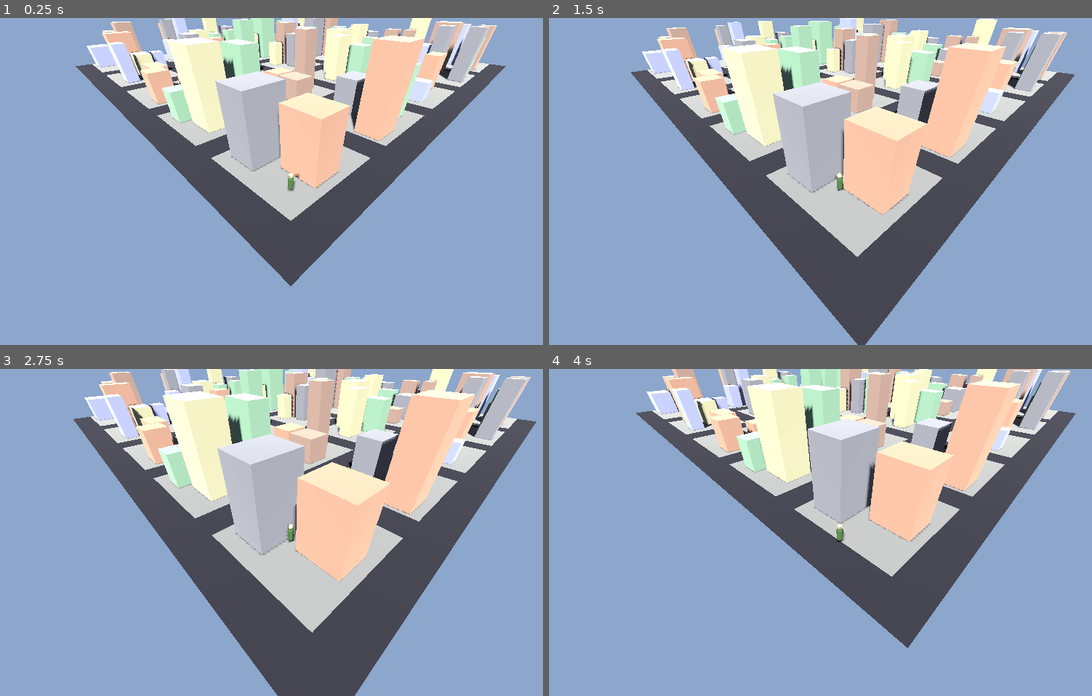
Above: before the commit, frames 1-4 (two rows, left to right).
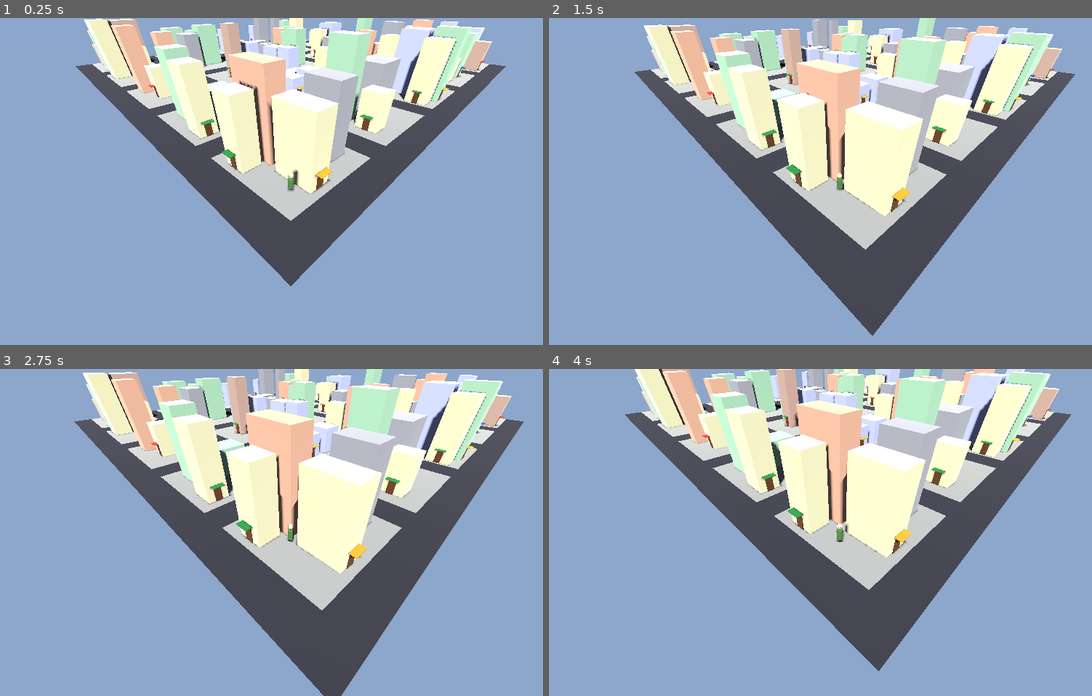
Above: after the commit, the same moments.

Repository: shaoqian2001/vibe-zombie
Game: Godot game, scene res://scenes/Main.tscn
Same seed, same stepped clock (60 frames per second), same inputs: the game is played once before the commit and once after it.
Inputs:
- Up to frame 1 (0.25 s): no input
- Up to frame 2 (1.5 s): hold E (interact, bound only after the commit) 0.53-1.28 s; hold W (move_forward) from 0.53 s (still down); tap E (interact, bound only after the commit) at 1.35 s
- Up to frame 3 (2.75 s): release W (move_forward) at 2.03 s; hold A (move_left) from 2.03 s (still down); hold E (interact, bound only after the commit) from 2.03 s (still down)
- Up to frame 4 (4 s): release E (interact, bound only after the commit) at 2.78 s; tap E (interact, bound only after the commit) at 2.85 s; release A (move_left) at 3.53 s; hold S (move_backward) from 3.53 s (still down); hold E (interact, bound only after the commit) from 3.53 s (still down)

The runs differ from the first frame. In frame 1, 21% of the frame differs, in the area x 15-92%, y 0-54%; in frame 2, 26%; in frame 3, 34%, in the area x 13-99%, y 0-100%; in frame 4, 32%.

Commit message:
feat: add building entrances and procedural interiors
Each building now has a visible entrance door (with colored awning) placed
on the face closest to the nearest road. Players can press E near a door
to enter the building, which transitions to a procedural interior scene.

Five building types with unique furnishings:
- Convenience Store (shelves, counter, fridge)
- Apartment (bed, table, bookshelf, kitchen counter)
- Office (desks, monitors, chairs, filing cabinets)
- Warehouse (crates, shelf racks, barrels, pallets)
- Diner (counter with stools, booth seating, kitchen window)

Press E again inside to exit back to the outdoor world.

https://claude.ai/code/session_01DHWiNhD45CF2HdxzgtBsHD

Diff:
--- a/project.godot
+++ b/project.godot
@@ -37,6 +37,10 @@
 "deadzone": 0.5,
 "events": [Object(InputEventKey,"resource_local_to_scene":false,"resource_name":"","device":-1,"window_id":0,"alt_press …(498 unchanged characters)…
 }
+interact={
+"deadzone": 0.5,
+"events": [Object(InputEventKey,"resource_local_to_scene":false,"resource_name":"","device":-1,"window_id":0,"alt_pressed":false,"shift_pressed":false,"ctrl_pressed":false,"meta_pressed":false,"pressed":false,"keycode":0,"physical_keycode":69,"key_label":0,"unicode":101,"location":0,"echo":false,"script":null)]
+}
 
 [rendering]
 
--- /dev/null
+++ b/scripts/building_interior.gd
@@ -0,0 +1,322 @@
+extends Node3D
+
+## Generates a procedural interior for a building when the player enters.
+##
+## Each building type has a unique layout: walls, floor, ceiling, and furniture
+## arranged to give each shop/room a distinct feel.
+
+enum BuildingType { CONVENIENCE_STORE, APARTMENT, OFFICE, WAREHOUSE, DINER }
+
+const WALL_COLOR     := Color(0.85, 0.83, 0.78)
+const FLOOR_COLOR    := Color(0.45, 0.40, 0.35)
+const CEILING_COLOR  := Color(0.90, 0.88, 0.85)
+const DOOR_COLOR     := Color(0.35, 0.22, 0.12)
+
+# Furniture palettes per building type
+const SHELF_COLOR    := Color(0.55, 0.40, 0.25)  # wood shelves
+const COUNTER_COLOR  := Color(0.60, 0.58, 0.55)  # grey counter
+const DESK_COLOR     := Color(0.50, 0.38, 0.28)  # office desk
+const CRATE_COLOR    := Color(0.62, 0.50, 0.30)  # warehouse crate
+const BOOTH_COLOR    := Color(0.65, 0.18, 0.15)  # diner booth red
+const FRIDGE_COLOR   := Color(0.80, 0.82, 0.85)  # white fridge
+const TABLE_COLOR    := Color(0.48, 0.35, 0.22)  # diner table
+
+var building_type: BuildingType
+var interior_width: float
+var interior_depth: float
+var interior_height: float
+
+# The exit door Area3D for detecting when player wants to leave
+var exit_area: Area3D
+
+func setup(type: BuildingType, w: float, d: float, h: float) -> void:
+	building_type = type
+	interior_width = maxf(w, 4.0)
+	interior_depth = maxf(d, 4.0)
+	interior_height = maxf(h, 3.5)
+	_generate_interior()
+
+func _generate_interior() -> void:
+	_create_floor()
+	_create_ceiling()
+	_create_walls()
+	_create_exit_door()
+	_create_interior_light()
+
+	match building_type:
+		BuildingType.CONVENIENCE_STORE:
+			_furnish_convenience_store()
+		BuildingType.APARTMENT:
+			_furnish_apartment()
+		BuildingType.OFFICE:
+			_furnish_office()
+		BuildingType.WAREHOUSE:
+			_furnish_warehouse()
+		BuildingType.DINER:
+			_furnish_diner()
+
+# ------------------------------------------------------------------
+# Structural elements
+# ------------------------------------------------------------------
+
+func _create_floor() -> void:
+	_add_box(
+		Vector3(0.0, 0.0, 0.0),
+		Vector3(interior_width, 0.05, interior_depth),
+		FLOOR_COLOR, true
+	)
+
+func _create_ceiling() -> void:
+	_add_box(
+		Vector3(0.0, interior_height, 0.0),
+		Vector3(interior_width, 0.05, interior_depth),
+		CEILING_COLOR, false
+	)
+
+func _create_walls() -> void:
+	var h := interior_height
+	var w := interior_width
+	var d := interior_depth
+	var thickness := 0.15
+
+	# Back wall (far -Z side)
+	_add_box(Vector3(0.0, h * 0.5, -d * 0.5), Vector3(w, h, thickness), WALL_COLOR, true)
+	# Left wall (-X side)
+	_add_box(Vector3(-w * 0.5, h * 0.5, 0.0), Vector3(thickness, h, d), WALL_COLOR, true)
+	# Right wall (+X side)
+	_add_box(Vector3(w * 0.5, h * 0.5, 0.0), Vector3(thickness, h, d), WALL_COLOR, true)
+
+	# Front wall with gap for exit door (+Z side)
+	var door_width := 1.2
+	var door_height := 2.2
+	# Left section of front wall
+	var left_w := (w - door_width) * 0.5
+	if left_w > 0.1:
+		_add_box(
+			Vector3(-door_width * 0.5 - left_w * 0.5, h * 0.5, d * 0.5),
+			Vector3(left_w, h, thickness),
+			WALL_COLOR, true
+		)
+	# Right section of front wall
+	if left_w > 0.1:
+		_add_box(
+			Vector3(door_width * 0.5 + left_w * 0.5, h * 0.5, d * 0.5),
+			Vector3(left_w, h, thickness),
+			WALL_COLOR, true
+		)
+	# Section above door
+	var above_h := h - door_height
+	if above_h > 0.1:
+		_add_box(
+			Vector3(0.0, door_height + above_h * 0.5, d * 0.5),
+			Vector3(door_width, above_h, thickness),
+			WALL_COLOR, true
+		)
+
+func _create_exit_door() -> void:
+	var d := interior_depth
+	# Visual door frame
+	_add_box(
+		Vector3(0.0, 1.1, d * 0.5 + 0.1),
+		Vector3(1.2, 2.2, 0.08),
+		DOOR_COLOR, false
+	)
+
+	# Exit trigger area (player walks into this to leave)
+	exit_area = Area3D.new()
+	exit_area.name = "ExitArea"
+	var cs := CollisionShape3D.new()
+	var shp := BoxShape3D.new()
+	shp.size = Vector3(1.4, 2.4, 1.0)
+	cs.shape = shp
+	exit_area.add_child(cs)
+	exit_area.position = Vector3(0.0, 1.2, d * 0.5 + 0.5)
+	add_child(exit_area)
+
+func _create_interior_light() -> void:
+	# Overhead point light
+	var light := OmniLight3D.new()
+	light.position = Vector3(0.0, interior_height - 0.3, 0.0)
+	light.light_energy = 2.5
+	light.omni_range = maxf(interior_width, interior_depth) * 1.2
+	light.shadow_enabled = true
+	add_child(light)
+
+	# A second fill light for larger rooms
+	if interior_width > 5.0 or interior_depth > 5.0:
+		var fill := OmniLight3D.new()
+		fill.position = Vector3(interior_width * 0.25, interior_height - 0.3, -interior_depth * 0.25)
+		fill.light_energy = 1.5
+		fill.omni_range = maxf(interior_width, interior_depth) * 0.8
+		add_child(fill)
+
+# ------------------------------------------------------------------
+# Furniture: Convenience Store
+# ------------------------------------------------------------------
+
+func _furnish_convenience_store() -> void:
+	var w := interior_width
+	var d := interior_depth
+
+	# Checkout counter near the front-right
+	_add_box(Vector3(w * 0.3, 0.5, d * 0.25), Vector3(1.8, 1.0, 0.6), COUNTER_COLOR, true)
+
+	# Cash register on counter
+	_add_box(Vector3(w * 0.3, 1.05, d * 0.25), Vector3(0.4, 0.3, 0.35), Color(0.15, 0.15, 0.15), false)
+
+	# Rows of shelves
+	var shelf_rows := int(maxf(2, floorf(d / 2.5)))
+	for i in range(shelf_rows):
+		var z_pos := -d * 0.35 + i * (d * 0.5 / shelf_rows)
+		# Left shelf row
+		_add_box(Vector3(-w * 0.25, 0.75, z_pos), Vector3(0.5, 1.5, 1.6), SHELF_COLOR, true)
+		# Right shelf row (not on first row to leave aisle space)
+		if i > 0:
+			_add_box(Vector3(w * 0.05, 0.75, z_pos), Vector3(0.5, 1.5, 1.6), SHELF_COLOR, true)
+
+	# Refrigerator along back wall
+	_add_box(Vector3(0.0, 1.0, -d * 0.45), Vector3(w * 0.7, 2.0, 0.5), FRIDGE_COLOR, true)
+
+	# Small sign above door (interior side)
+	_add_box(Vector3(0.0, 2.5, d * 0.45), Vector3(1.5, 0.3, 0.05), Color(0.9, 0.2, 0.15), false)
+
+# ------------------------------------------------------------------
+# Furniture: Apartment
+# ------------------------------------------------------------------
+
+func _furnish_apartment() -> void:
+	var w := interior_width
+	var d := interior_depth
+
+	# Bed against back wall
+	_add_box(Vector3(-w * 0.25, 0.3, -d * 0.35), Vector3(1.6, 0.6, 2.0), Color(0.45, 0.35, 0.55), true)
+	# Pillow
+	_add_box(Vector3(-w * 0.25, 0.65, -d * 0.42), Vector3(0.6, 0.15, 0.4), Color(0.85, 0.85, 0.85), false)
+
+	# Small table
+	_add_box(Vector3(w * 0.2, 0.4, -d * 0.1), Vector3(0.8, 0.8, 0.8), TABLE_COLOR, true)
+
+	# Chair
+	_add_box(Vector3(w * 0.2, 0.25, d * 0.1), Vector3(0.5, 0.5, 0.5), Color(0.50, 0.30, 0.20), true)
+
+	# Bookshelf on left wall
+	_add_box(Vector3(-w * 0.42, 0.9, d * 0.1), Vector3(0.35, 1.8, 1.0), SHELF_COLOR, true)
+
+	# Kitchen counter on right wall
+	_add_box(Vector3(w * 0.42, 0.45, -d * 0.2), Vector3(0.4, 0.9, 1.5), COUNTER_COLOR, true)
+
+	# Rug in the center
+	_add_box(Vector3(0.0, 0.03, 0.0), Vector3(1.8, 0.02, 1.4), Color(0.55, 0.20, 0.18), false)
+
+# ------------------------------------------------------------------
+# Furniture: Office
+# ------------------------------------------------------------------
+
+func _furnish_office() -> void:
+	var w := interior_width
+	var d := interior_depth
+
+	# Rows of desks
+	var desk_count := int(maxf(2, floorf(w / 2.0)))
+	for i in range(desk_count):
+		var x_pos := -w * 0.35 + i * (w * 0.7 / maxf(desk_count - 1, 1))
+		_add_box(Vector3(x_pos, 0.4, -d * 0.15), Vector3(1.2, 0.8, 0.7), DESK_COLOR, true)
+		# Computer monitor
+		_add_box(Vector3(x_pos, 0.9, -d * 0.18), Vector3(0.4, 0.35, 0.05), Color(0.1, 0.1, 0.12), false)
+
+	# Office chair per desk
+	for i in range(desk_count):
+		var x_pos := -w * 0.35 + i * (w * 0.7 / maxf(desk_count - 1, 1))
+		_add_box(Vector3(x_pos, 0.25, d * 0.05), Vector3(0.45, 0.5, 0.45), Color(0.15, 0.15, 0.18), true)
+
+	# Filing cabinet against back wall
+	_add_box(Vector3(w * 0.35, 0.6, -d * 0.42), Vector3(0.5, 1.2, 0.4), Color(0.50, 0.50, 0.50), true)
+	_add_box(Vector3(-w * 0.35, 0.6, -d * 0.42), Vector3(0.5, 1.2, 0.4), Color(0.50, 0.50, 0.50), true)
+
+	# Water cooler
+	_add_box(Vector3(w * 0.4, 0.55, d * 0.3), Vector3(0.3, 1.1, 0.3), Color(0.7, 0.85, 0.9), true)
+
+# ------------------------------------------------------------------
+# Furniture: Warehouse
+# ------------------------------------------------------------------
+
+func _furnish_warehouse() -> void:
+	var w := interior_width
+	var d := interior_depth
+
+	# Stacked crates
+	for i in range(3):
+		var x := -w * 0.3 + i * w * 0.3
+		_add_box(Vector3(x, 0.5, -d * 0.3), Vector3(1.0, 1.0, 1.0), CRATE_COLOR, true)
+		if i % 2 == 0:
+			_add_box(Vector3(x, 1.5, -d * 0.3), Vector3(1.0, 1.0, 1.0), CRATE_COLOR, true)
+
+	# Tall shelf rack against left wall
+	_add_box(Vector3(-w * 0.42, 1.2, 0.0), Vector3(0.4, 2.4, d * 0.7), SHELF_COLOR, true)
+
+	# Pallet on the floor
+	_add_box(Vector3(w * 0.2, 0.08, d * 0.2), Vector3(1.2, 0.16, 1.2), Color(0.6, 0.5, 0.3), true)
+
+	# Barrel
+	_add_box(Vector3(w * 0.35, 0.45, -d * 0.05), Vector3(0.6, 0.9, 0.6), Color(0.40, 0.30, 0.20), true)
+	_add_box(Vector3(w * 0.15, 0.45, d * 0.3), Vector3(0.6, 0.9, 0.6), Color(0.40, 0.30, 0.20), true)
+
+# ------------------------------------------------------------------
+# Furniture: Diner
+# ------------------------------------------------------------------
+
+func _furnish_diner() -> void:
+	var w := interior_width
+	var d := interior_depth
+
+	# Long counter with stools
+	_add_box(Vector3(0.0, 0.55, -d * 0.25), Vector3(w * 0.7, 1.1, 0.5), COUNTER_COLOR, true)
+
+	# Stools along counter
+	var stool_count := int(maxf(2, floorf(w * 0.7 / 0.7)))
+	for i in range(stool_count):
+		var x := -w * 0.3 + i * (w * 0.6 / maxf(stool_count - 1, 1))
+		# Stool seat
+		_add_box(Vector3(x, 0.35, -d * 0.05), Vector3(0.35, 0.05, 0.35), BOOTH_COLOR, true)
+		# Stool leg
+		_add_box(Vector3(x, 0.17, -d * 0.05), Vector3(0.08, 0.34, 0.08), Color(0.6, 0.6, 0.6), false)
+
+	# Booth seating along left wall
+	_add_box(Vector3(-w * 0.42, 0.4, d * 0.15), Vector3(0.4, 0.8, 1.2), BOOTH_COLOR, true)
+	# Booth table
+	_add_box(Vector3(-w * 0.25, 0.4, d * 0.15), Vector3(0.6, 0.8, 0.9), TABLE_COLOR, true)
+
+	# Booth seating along right wall
+	_add_box(Vector3(w * 0.42, 0.4, d * 0.15), Vector3(0.4, 0.8, 1.2), BOOTH_COLOR, true)
+	_add_box(Vector3(w * 0.25, 0.4, d * 0.15), Vector3(0.6, 0.8, 0.9), TABLE_COLOR, true)
+
+	# Kitchen window in back wall (darker inset)
+	_add_box(Vector3(0.0, 1.5, -d * 0.48), Vector3(1.5, 0.8, 0.1), Color(0.15, 0.15, 0.18), false)
+
+# ------------------------------------------------------------------
+# Helper: add a coloured box (optionally with collision)
+# ------------------------------------------------------------------
+
+func _add_box(pos: Vector3, size: Vector3, color: Color, has_collision: bool) -> void:
+	var mat := StandardMaterial3D.new()
+	mat.albedo_color = color
+
+	var mesh := BoxMesh.new()
+	mesh.size = size
+	mesh.material = mat
+
+	var mi := MeshInstance3D.new()
+	mi.mesh = mesh
+	mi.position = pos
+	mi.cast_shadow = GeometryInstance3D.SHADOW_CASTING_SETTING_ON
+
+	if has_collision:
+		var sb  := StaticBody3D.new()
+		var cs  := CollisionShape3D.new()
+		var shp := BoxShape3D.new()
+		shp.size = size
+		cs.shape = shp
+		sb.add_child(cs)
+		mi.add_child(sb)
+
+	add_child(mi)
--- a/scripts/main.gd
+++ b/scripts/main.gd
@@ -1,10 +1,12 @@
 extends Node
 
 ## Main scene controller.
-## Wires up the camera → player link and handles player spawn position.
+## Wires up the camera → player link, handles player spawn,
+## and manages entering / exiting buildings.
+
+const BuildingInterior = preload("res://scripts/building_interior.gd")
 
 # Spawn point: far from map centre (near the rim of the 5×5 block grid).
-# The grid spans roughly -44 to +44 on both axes; rim is around ±38.
 const SPAWN_CANDIDATES := [
 	Vector3( 38.0, 0.5,  38.0),
 	Vector3(-38.0, 0.5,  38.0),
@@ -12,8 +14,29 @@
 	Vector3(-38.0, 0.5, -38.0),
 ]
 
+const BUILDING_TYPE_NAMES := [
+	"Convenience Store",
+	"Apartment",
+	"Office",
+	"Warehouse",
+	"Diner",
+]
+
 @onready var player: CharacterBody3D = $Player
 @onready var camera: Camera3D        = $Camera3D
+@onready var world: Node3D           = $World
+
+# UI elements
+var _prompt_label: Label = null
+
+# State tracking
+var _nearby_building: Dictionary = {}   # The building dict the player is near (or empty)
+var _inside_building: bool = false
+var _current_interior: Node3D = null     # The BuildingInterior node when indoors
+var _saved_outdoor_pos: Vector3          # Where the player was before entering
+
+# The building info for the building we're currently inside
+var _current_building_info: Dictionary = {}
 
 func _ready() -> void:
 	# Pick a random rim spawn
@@ -24,3 +47,190 @@
 
 	# Connect camera to player
 	camera.set_target(player)
+
+	# Create the UI prompt
+	_create_ui()
+
+	# Connect entrance areas after world finishes generating
+	await get_tree().process_frame
+	_connect_entrance_areas()
+
+func _process(_delta: float) -> void:
+	_update_prompt_visibility()
+
+func _unhandled_input(event: InputEvent) -> void:
+	if event.is_action_pressed("interact"):
+		if _inside_building:
+			_exit_building()
+		elif not _nearby_building.is_empty():
+			_enter_building(_nearby_building)
+
+# ------------------------------------------------------------------
+# UI
+# ------------------------------------------------------------------
+
+func _create_ui() -> void:
+	var canvas := CanvasLayer.new()
+	canvas.name = "UI"
+	add_child(canvas)
+
+	_prompt_label = Label.new()
+	_prompt_label.text = "Press E to Enter"
+	_prompt_label.horizontal_alignment = HORIZONTAL_ALIGNMENT_CENTER
+	_prompt_label.vertical_alignment = VERTICAL_ALIGNMENT_CENTER
+
+	# Style the label
+	_prompt_label.add_theme_font_size_override("font_size", 22)
+	_prompt_label.add_theme_color_override("font_color", Color(1, 1, 1))
+	_prompt_label.add_theme_color_override("font_shadow_color", Color(0, 0, 0, 0.8))
+	_prompt_label.add_theme_constant_override("shadow_offset_x", 2)
+	_prompt_label.add_theme_constant_override("shadow_offset_y", 2)
+
+	# Position at bottom-centre of screen
+	_prompt_label.anchors_preset = Control.PRESET_CENTER_BOTTOM
+	_prompt_label.position = Vector2(-100, -60)
+	_prompt_label.size = Vector2(200, 40)
+	_prompt_label.visible = false
+
+	canvas.add_child(_prompt_label)
+
+func _update_prompt_visibility() -> void:
+	if _prompt_label == null:
+		return
+	if _inside_building:
+		_prompt_label.text = "Press E to Exit"
+		_prompt_label.visible = true
+	elif not _nearby_building.is_empty():
+		var btype: int = _nearby_building.type
+		var type_name: String = BUILDING_TYPE_NAMES[btype] if btype < BUILDING_TYPE_NAMES.size() else "Building"
+		_prompt_label.text = "Press E to Enter " + type_name
+		_prompt_label.visible = true
+	else:
+		_prompt_label.visible = false
+
+# ------------------------------------------------------------------
+# Entrance area connections
+# ------------------------------------------------------------------
+
+func _connect_entrance_areas() -> void:
+	for binfo in world.buildings:
+		var area: Area3D = binfo.entrance_area
+		# Use lambdas that capture the building info
+		area.body_entered.connect(func(body: Node3D) -> void:
+			if body == player and not _inside_building:
+				_nearby_building = binfo
+		)
+		area.body_exited.connect(func(body: Node3D) -> void:
+			if body == player and _nearby_building == binfo:
+				_nearby_building = {}
+		)
+
+# ------------------------------------------------------------------
+# Enter / Exit building
+# ------------------------------------------------------------------
+
+func _enter_building(binfo: Dictionary) -> void:
+	_inside_building = true
+	_current_building_info = binfo
+	_saved_outdoor_pos = player.global_position
+
+	# Hide the outdoor world
+	world.visible = false
+	# Disable outdoor collision by hiding all static bodies in world
+	_set_world_collision(false)
+
+	# Create the interior
+	_current_interior = Node3D.new()
+	_current_interior.name = "BuildingInterior"
+	_current_interior.set_script(BuildingInterior)
+	add_child(_current_interior)
+
+	# Position interior at the origin for simplicity
+	_current_interior.global_position = Vector3.ZERO
+	_current_interior.setup(
+		binfo.type as BuildingInterior.BuildingType,
+		binfo.width,
+		binfo.depth,
+		binfo.height
+	)
+
+	# Place player inside near the exit door (front of the interior, +Z side)
+	var interior_d: float = maxf(binfo.depth, 4.0)
+	player.global_position = Vector3(0.0, 0.1, interior_d * 0.35)
+	player.velocity = Vector3.ZERO
+
+	# Adjust camera for indoor view
+	camera.distance = 10.0
+	camera.pitch_deg = 50.0
+	camera._update_offset()
+
+	# Connect exit area
+	if _current_interior.exit_area:
+		_current_interior.exit_area.body_entered.connect(func(body: Node3D) -> void:
+			if body == player and _inside_building:
+				# Show the exit prompt - player still needs to press E
+				pass
+		)
+
+	# Create interior environment (darker, indoor lighting)
+	var env := Environment.new()
+	env.background_mode = Environment.BG_COLOR
+	env.background_color = Color(0.08, 0.08, 0.10)
+	env.ambient_light_source = Environment.AMBIENT_SOURCE_COLOR
+	env.ambient_light_color = Color(0.25, 0.25, 0.28)
+	env.ambient_light_energy = 0.5
+
+	var we := WorldEnvironment.new()
+	we.name = "IndoorEnvironment"
+	we.environment = env
+	_current_interior.add_child(we)
+
+	_nearby_building = {}
+
+func _exit_building() -> void:
+	_inside_building = false
+
+	# Remove interior
+	if _current_interior:
+		_current_interior.queue_free()
+		_current_interior = null
+
+	# Show outdoor world again
+	world.visible = true
+	_set_world_collision(true)
+
+	# Restore player position (slightly in front of the entrance)
+	var facing: Vector3 = _current_building_info.get("entrance_facing", Vector3(0, 0, 1))
+	player.global_position = _saved_outdoor_pos + facing * 1.5
+	player.velocity = Vector3.ZERO
+
+	# Restore camera for outdoor view
+	camera.distance = 22.0
+	camera.pitch_deg = 42.0
+	camera._update_offset()
+
+	_current_building_info = {}
+	_nearby_building = {}
+
+func _set_world_collision(enabled: bool) -> void:
+	# Enable or disable all collision shapes in the world node
+	var static_bodies := _find_nodes_of_type(world, "StaticBody3D")
+	for sb in static_bodies:
+		(sb as StaticBody3D).process_mode = Node.PROCESS_MODE_INHERIT if enabled else Node.PROCESS_MODE_DISABLED
+		for child in sb.get_children():
+			if child is CollisionShape3D:
+				(child as CollisionShape3D).disabled = not enabled
+
+	# Also handle entrance Area3D nodes
+	var areas := _find_nodes_of_type(world, "Area3D")
+	for a in areas:
+		(a as Area3D).monitoring = enabled
+		(a as Area3D).monitorable = enabled
+
+func _find_nodes_of_type(root: Node, type_name: String) -> Array:
+	var result := []
+	for child in root.get_children():
+		if child.get_class() == type_name:
+			result.append(child)
+		result.append_array(_find_nodes_of_type(child, type_name))
+	return result
--- a/scripts/world.gd
+++ b/scripts/world.gd
@@ -23,11 +23,27 @@
 	Color(0.60, 0.75, 0.60),  # muted green
 ]
 
+const DOOR_COLOR     := Color(0.35, 0.22, 0.12)
+const AWNING_COLORS  := [
+	Color(0.75, 0.20, 0.15),  # red
+	Color(0.15, 0.45, 0.20),  # green
+	Color(0.20, 0.25, 0.60),  # blue
+	Color(0.70, 0.55, 0.15),  # gold
+]
+
 const ROAD_COLOR    := Color(0.18, 0.18, 0.20)
 const SIDEWALK_COLOR := Color(0.55, 0.55, 0.52)
 const GRASS_COLOR   := Color(0.32, 0.46, 0.24)
 
+const BuildingInterior = preload("res://scripts/building_interior.gd")
+
 var _rng := RandomNumberGenerator.new()
+
+## Array of dictionaries describing each building placed in the world.
+## Each entry: { node: MeshInstance3D, entrance_area: Area3D, type: int,
+##               width: float, depth: float, height: float,
+##               entrance_pos: Vector3, entrance_facing: Vector3 }
+var buildings: Array = []
 
 func _ready() -> void:
 	_rng.seed = 98765
@@ -134,9 +150,10 @@
 		if ok:
 			placed.append({cx = cx, cz = cz, hw = bw * 0.5, hd = bd * 0.5})
 			var color := BUILDING_COLORS[_rng.randi() % BUILDING_COLORS.size()]
-			_create_building(Vector3(cx, bh * 0.5, cz), bw, bh, bd, color)
-
-func _create_building(pos: Vector3, w: float, h: float, d: float, color: Color) -> void:
+			var btype: int = _rng.randi() % BuildingInterior.BuildingType.size()
+			_create_building(Vector3(cx, bh * 0.5, cz), bw, bh, bd, color, btype, bx, bz)
+
+func _create_building(pos: Vector3, w: float, h: float, d: float, color: Color, btype: int, block_x: float, block_z: float) -> void:
 	var mat := StandardMaterial3D.new()
 	mat.albedo_color = color
 
@@ -159,6 +176,118 @@
 
 	add_child(mi)
 
+	# --- Determine entrance side (face closest to nearest road) ---
+	var entrance_dir := _pick_entrance_side(pos, w, d, block_x, block_z)
+	var entrance_pos := _compute_entrance_position(pos, w, h, d, entrance_dir)
+
+	# --- Create visual door ---
+	_create_door(entrance_pos, entrance_dir, color)
+
+	# --- Create entrance trigger area ---
+	var entrance_area := _create_entrance_area(entrance_pos, entrance_dir)
+
+	# Store building info for the main scene to use
+	buildings.append({
+		node = mi,
+		entrance_area = entrance_area,
+		type = btype,
+		width = w,
+		depth = d,
+		height = h,
+		entrance_pos = entrance_pos,
+		entrance_facing = entrance_dir,
+	})
+
+## Pick the building face closest to the edge of the block (nearest road).
+func _pick_entrance_side(pos: Vector3, w: float, d: float, block_x: float, block_z: float) -> Vector3:
+	var dist_left  := abs(pos.x - w * 0.5 - block_x)
+	var dist_right := abs(pos.x + w * 0.5 - (block_x + BLOCK_SIZE))
+	var dist_front := abs(pos.z + d * 0.5 - (block_z + BLOCK_SIZE))
+	var dist_back  := abs(pos.z - d * 0.5 - block_z)
+
+	var min_dist := dist_left
+	var dir := Vector3(-1, 0, 0)  # left face
+
+	if dist_right < min_dist:
+		min_dist = dist_right
+		dir = Vector3(1, 0, 0)
+
+	if dist_front < min_dist:
+		min_dist = dist_front
+		dir = Vector3(0, 0, 1)
+
+	if dist_back < min_dist:
+		dir = Vector3(0, 0, -1)
+
+	return dir
+
+func _compute_entrance_position(pos: Vector3, w: float, h: float, d: float, facing: Vector3) -> Vector3:
+	var ground_y := pos.y - h * 0.5  # base of the building
+	if facing.x != 0:
+		return Vector3(pos.x + facing.x * w * 0.5, ground_y, pos.z)
+	else:
+		return Vector3(pos.x, ground_y, pos.z + facing.z * d * 0.5)
+
+func _create_door(entrance_pos: Vector3, facing: Vector3, building_color: Color) -> void:
+	var door_w := 1.0
+	var door_h := 2.0
+
+	# Door panel (slightly in front of the wall)
+	var door_mat := StandardMaterial3D.new()
+	door_mat.albedo_color = DOOR_COLOR
+
+	var door_mesh := BoxMesh.new()
+	var door_mi := MeshInstance3D.new()
+
+	if facing.x != 0:
+		door_mesh.size = Vector3(0.08, door_h, door_w)
+	else:
+		door_mesh.size = Vector3(door_w, door_h, 0.08)
+
+	door_mesh.material = door_mat
+	door_mi.mesh = door_mesh
+	door_mi.position = entrance_pos + Vector3(facing.x * 0.05, door_h * 0.5, facing.z * 0.05)
+	add_child(door_mi)
+
+	# Awning / canopy above the door
+	var awning_color: Color = AWNING_COLORS[_rng.randi() % AWNING_COLORS.size()]
+	var awning_mat := StandardMaterial3D.new()
+	awning_mat.albedo_color = awning_color
+
+	var awning_mesh := BoxMesh.new()
+	var awning_mi := MeshInstance3D.new()
+
+	if facing.x != 0:
+		awning_mesh.size = Vector3(0.8, 0.08, door_w + 0.6)
+	else:
+		awning_mesh.size = Vector3(door_w + 0.6, 0.08, 0.8)
+
+	awning_mesh.material = awning_mat
+	awning_mi.mesh = awning_mesh
+	awning_mi.position = entrance_pos + Vector3(
+		facing.x * 0.4,
+		door_h + 0.15,
+		facing.z * 0.4
+	)
+	add_child(awning_mi)
+
+func _create_entrance_area(entrance_pos: Vector3, facing: Vector3) -> Area3D:
+	var area := Area3D.new()
+	area.name = "EntranceArea"
+	var cs := CollisionShape3D.new()
+	var shp := BoxShape3D.new()
+	shp.size = Vector3(1.8, 2.5, 1.8)
+	cs.shape = shp
+	area.add_child(cs)
+	# Position slightly in front of the door
+	area.position = entrance_pos + Vector3(
+		facing.x * 0.9,
+		1.25,
+		facing.z * 0.9
+	)
+	add_child(area)
+	return area
+
 # ------------------------------------------------------------------
 # Helper: flat coloured quad (for roads / sidewalks)
 # ------------------------------------------------------------------
